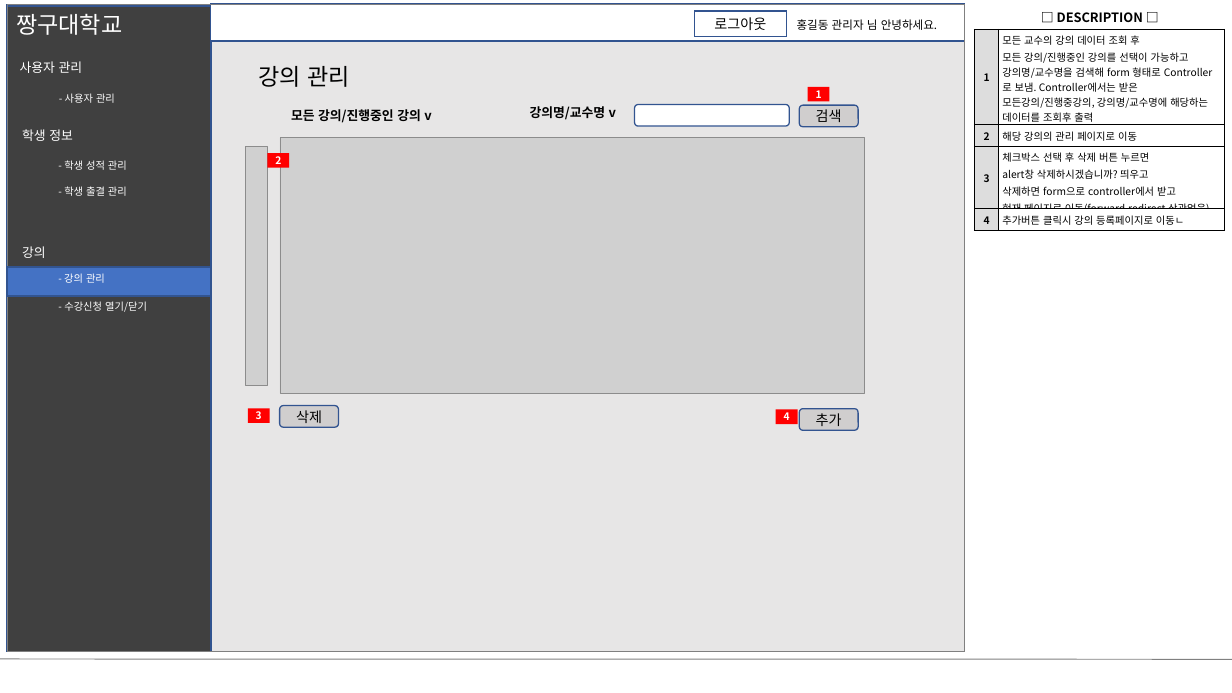
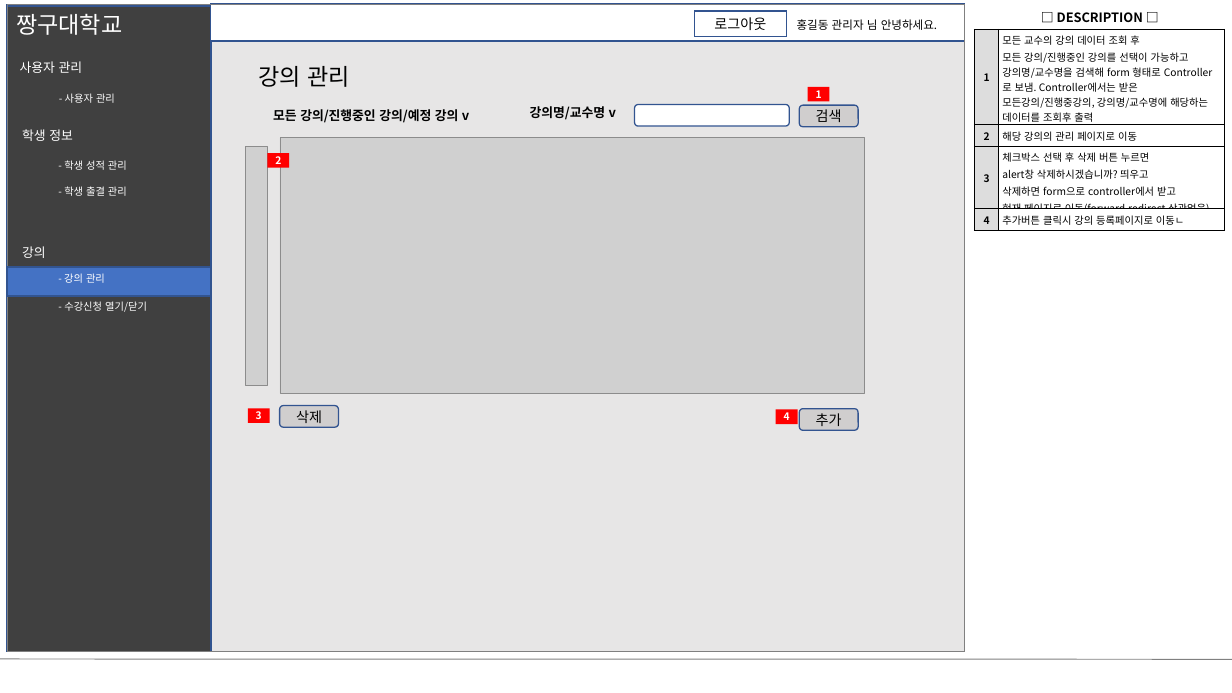
Before and after one commit to stacktack2/second_team_project, a slide deck: slide 43 of 04.산출물 제출/03.화면 설계서/화면설계서v6.pptx. Drawn at 1232x693 pixels with LibreOffice and Linux fonts; fonts in the diff are those of the drawing; grey boxes stand for pictures. Boxes give left, top, right and bottom in pixels: in the first picture for what was removed or moved away, otherwise in the second. Text is boxed around its words. In the diff, an @@ line names an element or a change of style, - is before the commit and + after.

```diff
--- a/04.산출물 제출/03.화면 설계서/화면설계서v6.pptx
+++ b/04.산출물 제출/03.화면 설계서/화면설계서v6.pptx
@@ text at box(273, 109, 469, 123): text changed @@
-모든 강의/진행중인 강의 v
+모든 강의/진행중인 강의/예정 강의 v
```
Also in this commit, not shown: 2 other slides changed.
